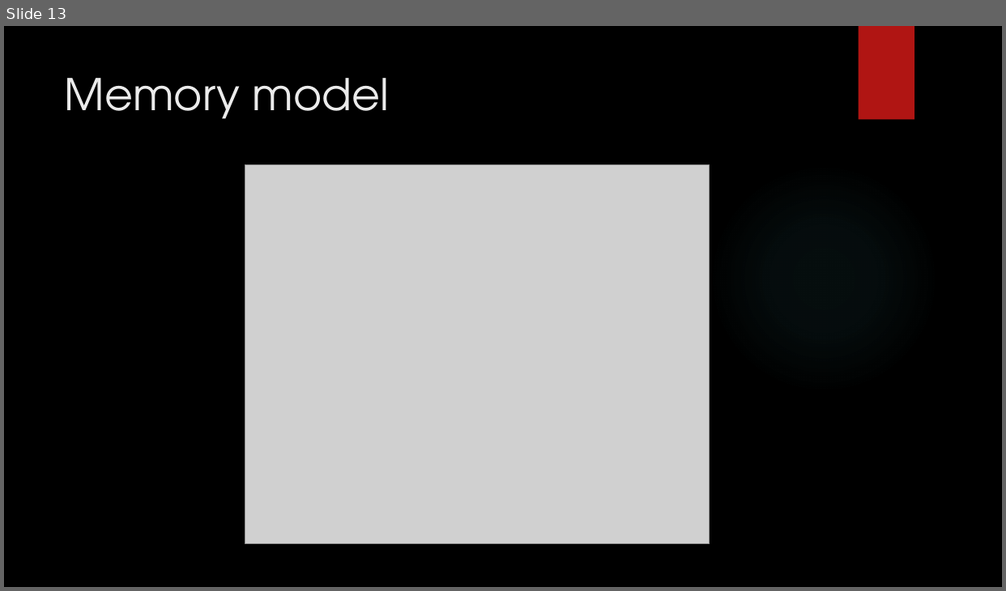
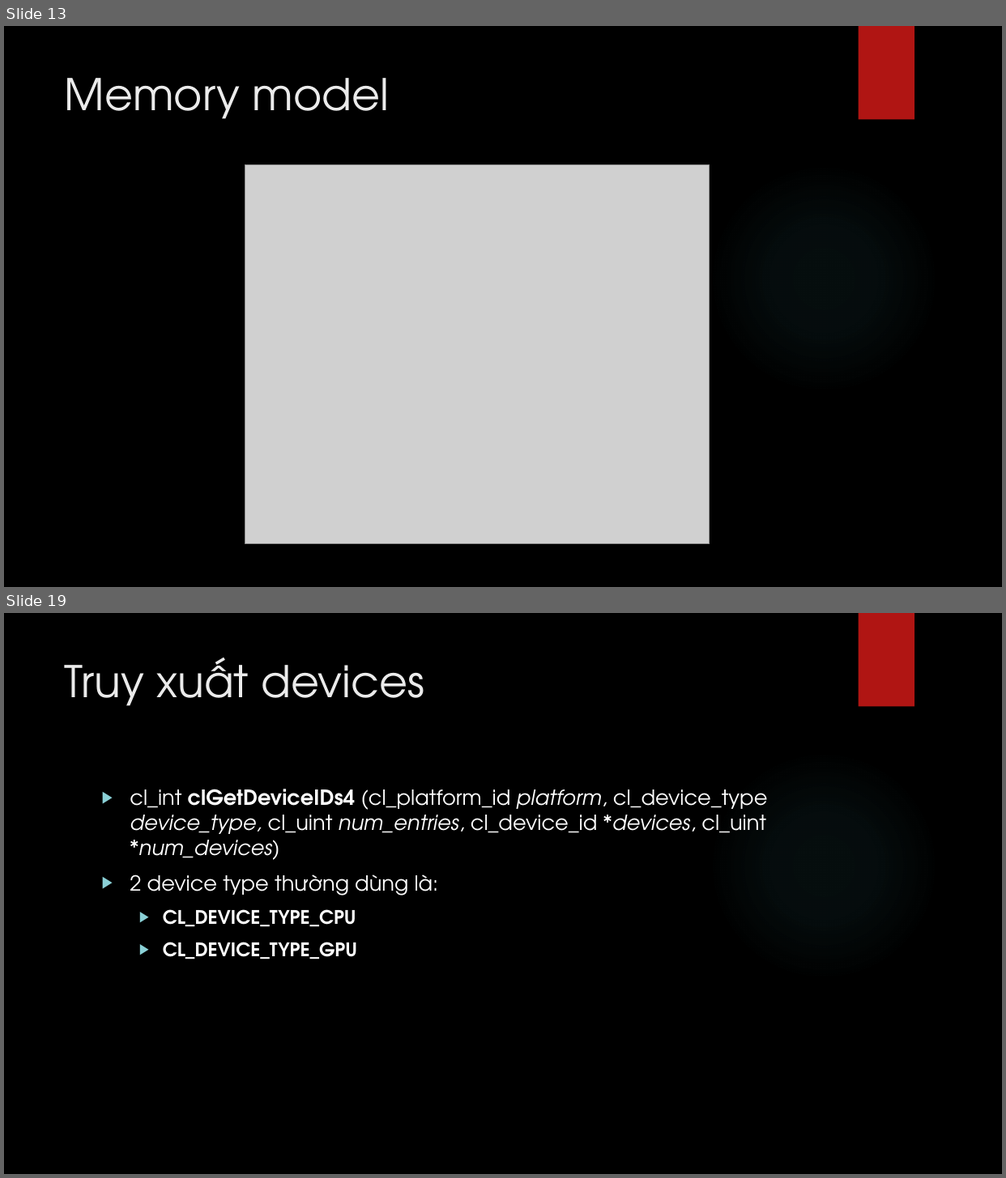
Before and after one commit to hailc91/Xlss, a slide deck: Project/bao cao/OpenCL.pptx. Shown one above the other, each under a label of ours: slide 13 before the commit, slides 13 and 19 after it; the slides between them are not shown. The pictures are 1006x591 and 1006x1178 pixels, drawn with LibreOffice and Linux fonts; fonts in the diff are those of the drawing; grey boxes stand for pictures; background and template pictures are left out. Boxes give left, top, right and bottom in pixels: in the first picture for what was removed or moved away, otherwise in the second. Text is boxed around its words. In the diff, an @@ line names an element or a change of style, - is before the commit and + after.

```diff
--- a/Project/bao cao/OpenCL.pptx
+++ b/Project/bao cao/OpenCL.pptx
@@ slide 19 added at (4, 613, 1002, 1174), background picture (left out); not listed: 2 template elements that a slide beside it also shows @@
@@ title added at (65, 658, 424, 706), 42 pt, text #EBEBEB @@
+Truy xuất devices
@@ text added at (130, 789, 768, 960), 20 pt, text #FFFFFF @@
+▶ cl_int clGetDeviceIDs4 (cl_platform_id platform, cl_device_type device_type, cl_uint num_entries, cl_device_id *devices, cl_uint *num_devices)
+▶ 2 device type thường dùng là:
+  ▶ CL_DEVICE_TYPE_CPU
+  ▶ CL_DEVICE_TYPE_GPU
```
Also in this commit, not shown: 4 slides changed, 17 other slides added.
